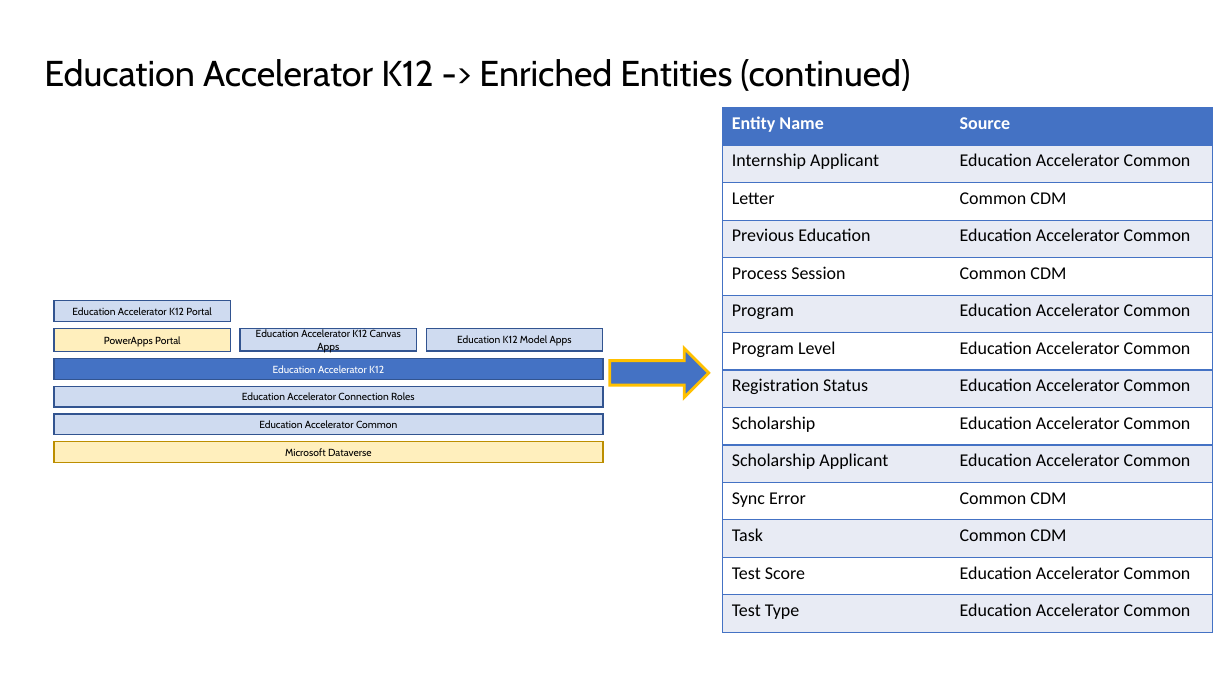
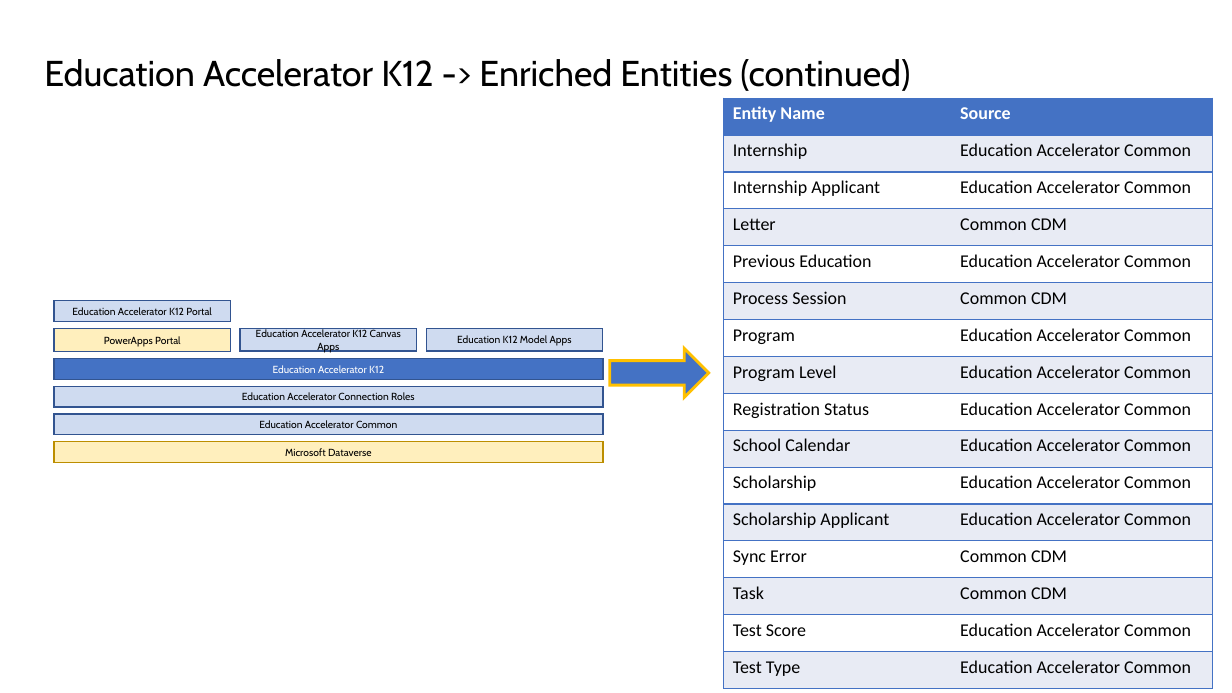
Before and after one commit to microsoft/Industry-Accelerator-Education, a slide deck: slide 12 of documentation/K12.Solution.Packaging.Design & ERD.pptx (slide 11 before the commit). Drawn at 1232x693 pixels with LibreOffice and Linux fonts; fonts in the diff are those of the drawing. Boxes give left, top, right and bottom in pixels: in the first picture for what was removed or moved away, otherwise in the second. Text is boxed around its words. In the diff, an @@ line names an element or a change of style, - is before the commit and + after.

```diff
--- a/documentation/K12.Solution.Packaging.Design & ERD.pptx
+++ b/documentation/K12.Solution.Packaging.Design & ERD.pptx
@@ table at (724, 98, 1214, 689) @@
+row 2: Internship | Education Accelerator Common
+row 10: School Calendar | Education Accelerator Common
@@ table: place and size @@
-table at (723, 108, 1214, 633)
+table at (724, 98, 1214, 689)
```
Also in this commit, not shown: 7 other slides changed, 1 slide added, 33 other files.
